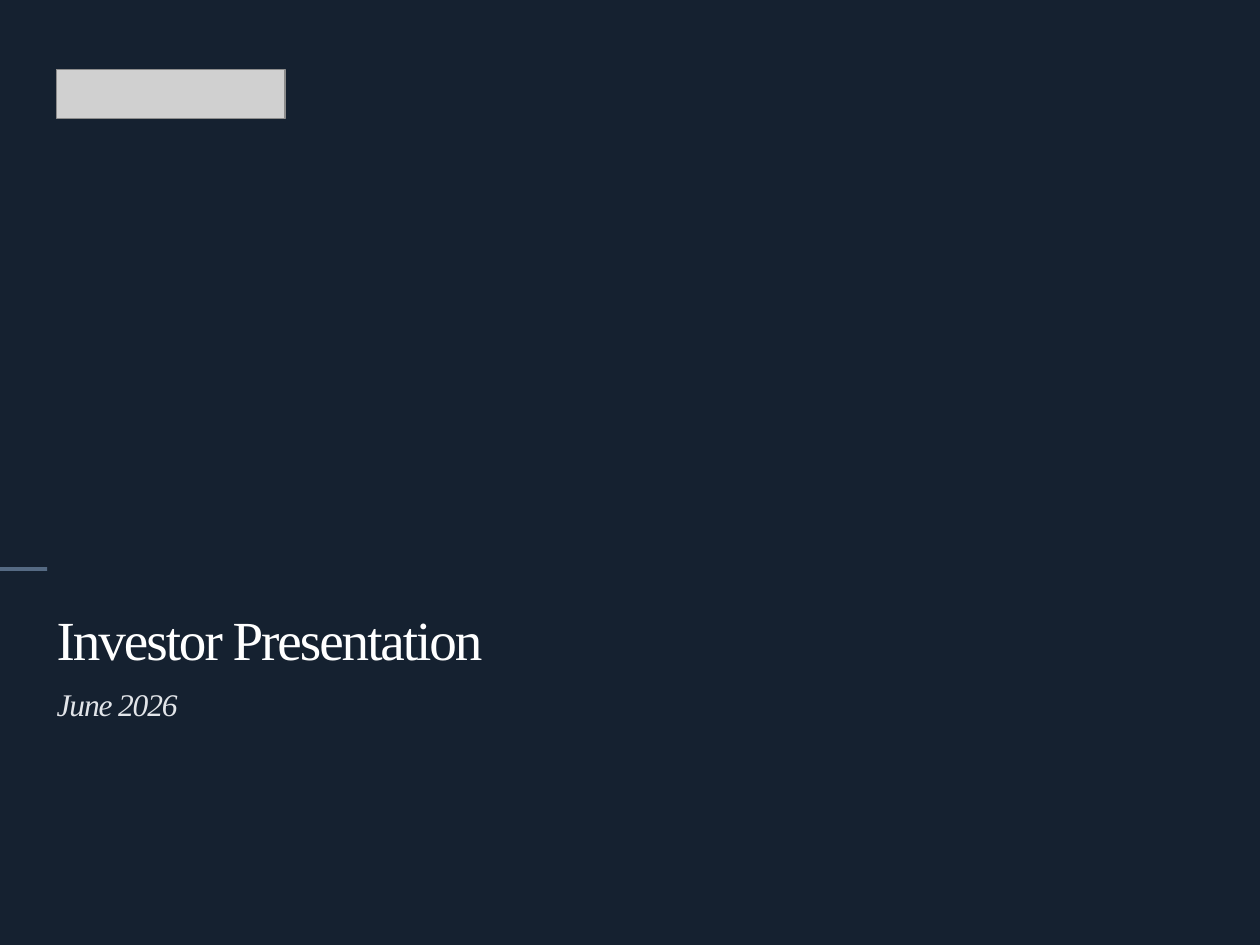
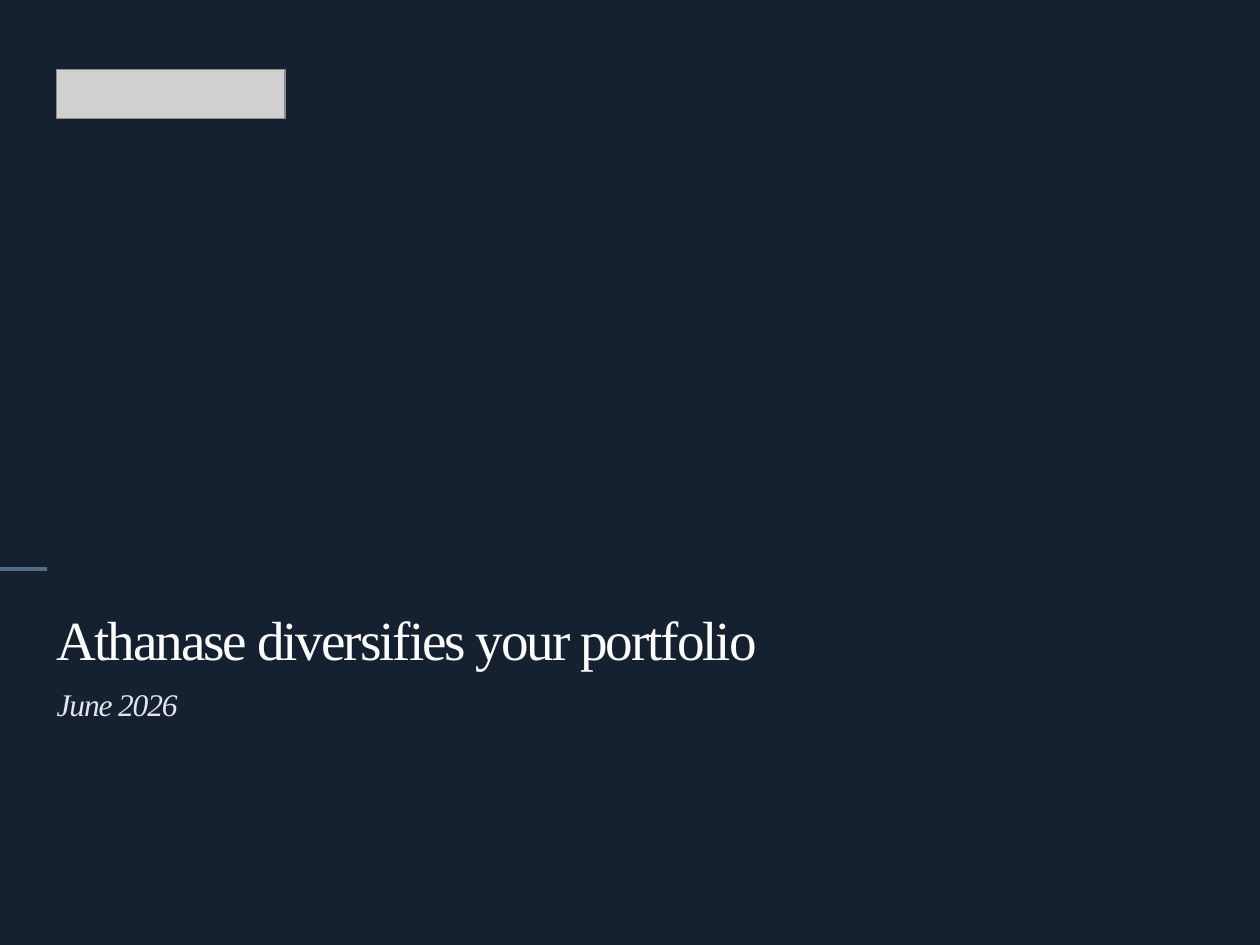
Before and after one commit to charette-lab/Claude, a slide deck: slide 1 of Athanase_Endowment_Pitch_21pp.pptx. Drawn at 1260x945 pixels with LibreOffice and Linux fonts; fonts in the diff are those of the drawing; grey boxes stand for pictures. Boxes give left, top, right and bottom in pixels: in the first picture for what was removed or moved away, otherwise in the second. Text is boxed around its words. In the diff, an @@ line names an element or a change of style, - is before the commit and + after.

```diff
--- a/Athanase_Endowment_Pitch_21pp.pptx
+++ b/Athanase_Endowment_Pitch_21pp.pptx
@@ text at [57,621,756,670]: text changed @@
-Investor Presentation
+Athanase diversifies your portfolio
```
